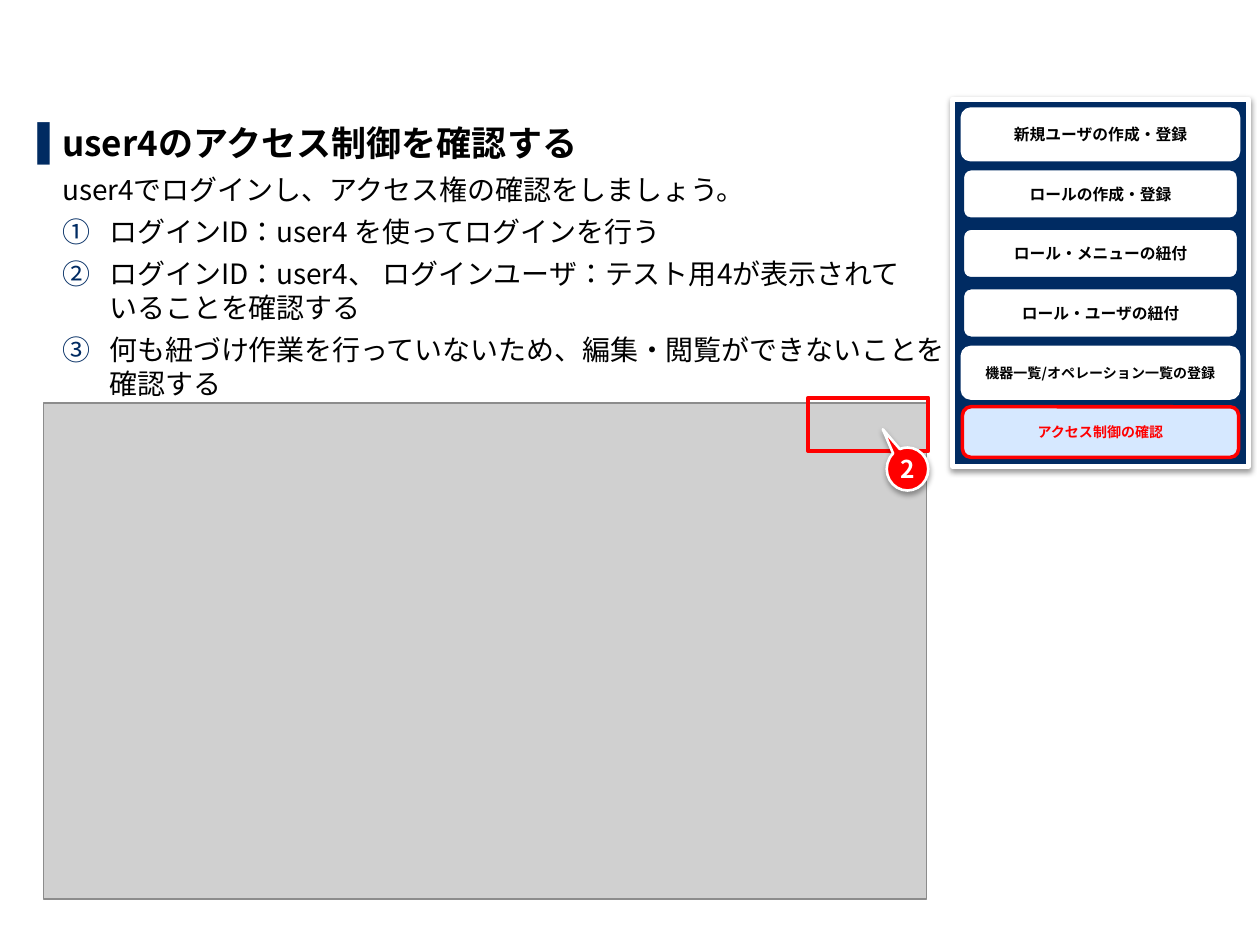
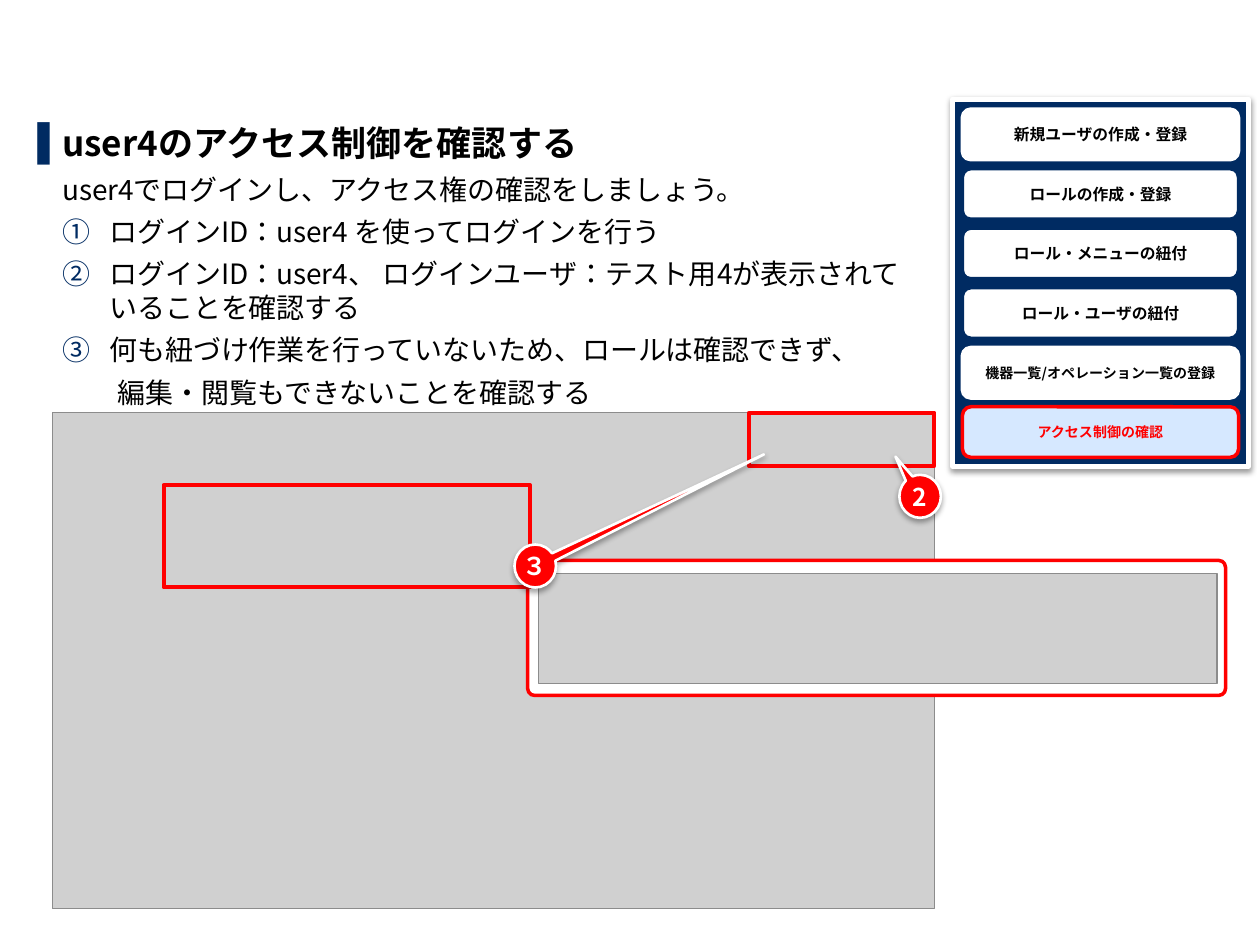
Before and after one commit to exastro-suite/it-automation-docs, a slide deck: slide 26 of asset/Learn_ja/ITA-base_practice_ja.pptx (slide 23 before the commit). Drawn at 1260x945 pixels with LibreOffice and Linux fonts; fonts in the diff are those of the drawing; grey boxes stand for pictures; background and template pictures are left out. Boxes give left, top, right and bottom in pixels: in the first picture for what was removed or moved away, otherwise in the second. Text is boxed around its words. In the diff, an @@ line names an element or a change of style, - is before the commit and + after.

```diff
--- a/asset/Learn_ja/ITA-base_practice_ja.pptx
+++ b/asset/Learn_ja/ITA-base_practice_ja.pptx
@@ text at (109, 336, 859, 406): text changed @@
-3. 何も紐づけ作業を行っていないため、編集・閲覧ができないことを
-   確認する
+3. 何も紐づけ作業を行っていないため、ロールは確認できず、
+編集・閲覧もできないことを確認する
@@ picture: place and size @@
-picture at (44, 403, 927, 900)
+picture at (53, 413, 935, 910)
@@ rectangle: place and size @@
-rectangle at (809, 398, 929, 452)
+rectangle at (750, 413, 935, 467)
@@ speech bubble "2": place and size @@
-speech bubble "2" at (887, 447, 929, 490)
+speech bubble "2" at (900, 475, 941, 518)
@@ rectangle added at (164, 485, 530, 587), outline #FF0000 2.25 pt @@
@@ speech bubble added at (514, 544, 556, 587), fill #FF0000, outline #FFFFFF 1.5 pt, 14 pt, text #FFFFFF, bold @@
+３
@@ rounded rectangle added at (528, 561, 1226, 696), fill #FFFFFF, outline #FF0000 2 pt @@
@@ picture added at (538, 573, 1217, 683) @@
```
Also in this commit, not shown: 32 other slides changed, 6 slides added, 3 other files.
